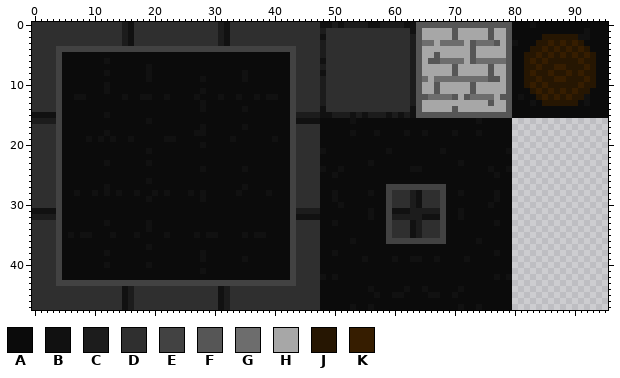
Sprite sheet -- Sumimasen/core/assets/maps/tiles/road.png. Above: the version before the commit.
The file is 96x48 pixels. Colours within 5 levels of each other are drawn and written as one.
Palette (. is transparent): A #0b0b0b  B #111111  C #1c1c1c  D #2f2f2f  E #424242  F #565656  G #6d6d6d  H #a7a7a7  J #261602  K #361d00
After the commit:
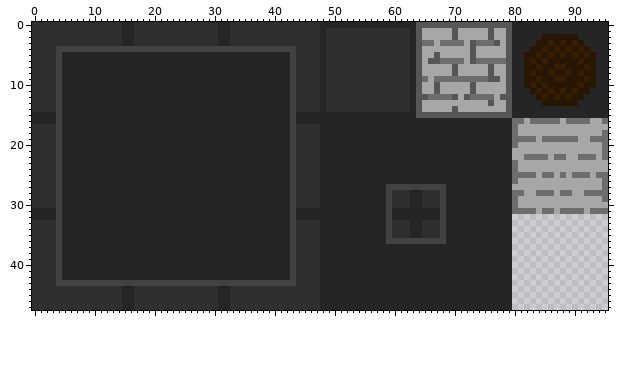
From old to new:
colour A: #0b0b0b -> #252525
Changed rows in their new state; - is a pixel that keeps its letter.
first column x 0:
 0 ---------------AA--------------AA---------------AAAAAAAAAAAAAAAA-------------------A------------
 1 ---------------AA--------------AA---------------A--------------A----------------------------A---
 2 ---------------AA--------------AA---------------A--------------A---------------------------AA---
 3 ---------------AA--------------AA---------------A--------------A----------------A---------------
 4 ------------------------------------------------A--------------A--------------------------------
 5 ------------------------------------------------A--------------A--------------------------------
 6 ------------A-----------------------------------A--------------A--------------------------------
 7 -------------------A----------------------------A--------------A--------------------------------
 8 ------------A------A---------------A------------A--------------A--------------------------------
 9 -------------------A--------A------A------------A--------------A--------------------------------
10 ------------A-----------------------------------A--------------A--------------------------------
11 ------------A---------------A-------------------A--------------A--------------------------------
12 -------AA------A--AA--A----A---A--A--A-AA-------A--------------A-----------------A----------A---
13 ----------------------------A-------------------A--------------A-------------------A--------A---
14 ----------------------------A------A------------A--------------A--------------------------------
15 AAAA--------A-------------------------------AAAAAAAAAAAAAAAAAAAA--------------------------------
16 AAAA---------------A------------------------AAAA-----A--------------------A-----GGHGGGGGHGGGGHHG
17 ----------------------------A------A--------------------------------------------GHHHHHHHHHHHHHHH
18 ------------A--------------AA------------------------A---A----A--A----A---A-----GHHHHHHHHHHHHHHG
19 ---------A-A-A--A-----AA---------A------A---------------------------------------GGGGHGGGGGGHHGGG
20 ----------------------------A---------------------------------------------------GHHHHHHHHHHHHHHG
21 -------------------A----------------------------A----------A--------A----------AHHHHHHHHHHHHHHHG
22 --------------------------------------------------------------------------------HHGGGGHGGHHGGGHG
23 ------------A------A------------------------------------A--------------A--------GHHHHHHHHHHHHHHH
24 ----------------------------A------A------------A--A-----------AA-----------A--AGHHHHHHHHHHHHHHH
25 --------------------------------------------------A--------------------------A--GGGGHGGHGHGGGHGG
26 -------------------A------------------------------------------------------------GHHHHHHHHHHHHHHG
27 ------------A----------------------A--------------------------------------------HHHHHHHHHHHHHHHG
28 -------A--A-A-A--A--A-A---A-A-----A----A----------A-----A------AA------A-----A--GGHHGGGHGGHHGGGG
29 -------------------A--------A---------------------A------------AA------------A--GHHHHHHHHHHHHHHG
30 ---------------------------------------------------A-----------AA-----------A---GHHHHHHHHHHHHHHH
31 AAAA----------------------------------------AAAA--------A---AAAAAAAA---A--------GGGGHGGHGGGGHGGG
32 AAAA----------------------------------------AAAA--------A---AAAAAAAA---A------------------------
33 ------------A------A------------------------------A------------AA------------A------------------
34 -------------------A-------------------------------------------AA-------------------------------
35 ------A-AA---A---A----A----A-AA----A-AA------------------------AA-------------------------------
36 -----------------------------------------------------A--------------------A---------------------
37 -------------------A----------------------------------------------------------------------------
38 ------------A---------------A---------------------A--------------------------A------------------
39 ----------------------------A------A-------------------A----A--AA--A----A-----------------------
40 ------------A------A----------------------------------------------------------------------------
41 ----------------------------A-------------------------------------------------------------------
42 ------------------------------------------------A-A--------------------------A-A----------------
44 ---------------AA--------------AA-----------------------A-----A--A-----A------------------------
45 ---------------AA--------------AA------------------------A--AA----AA--A-------------------------
46 ---------------AA--------------AA---------------------------------------------------------------
47 ---------------AA--------------AA--------------------A--A--------------A--A---------------------
Where, in picture pixels (left, top, right, bottom), the same in both pictures:
changed: (32, 22, 608, 310)
